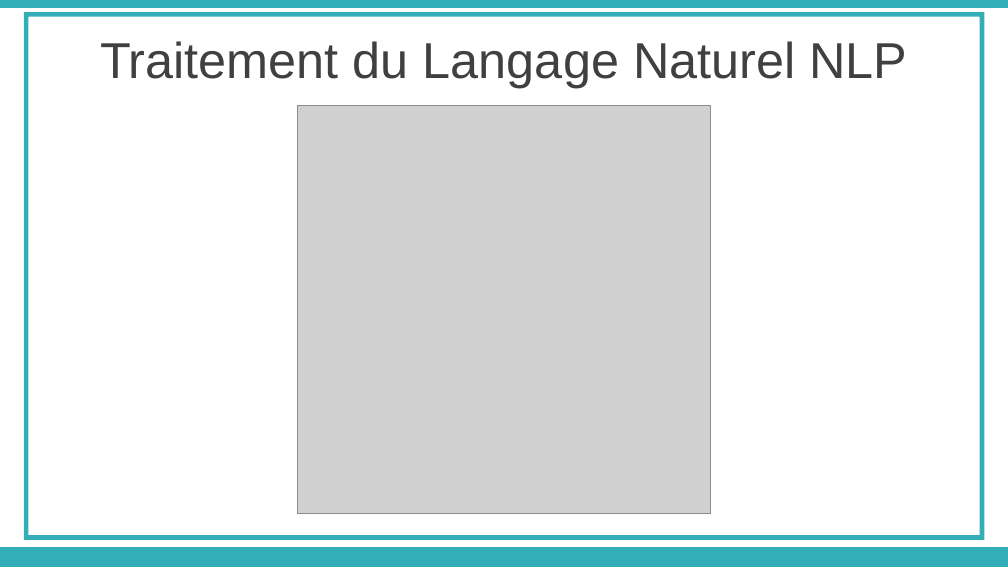
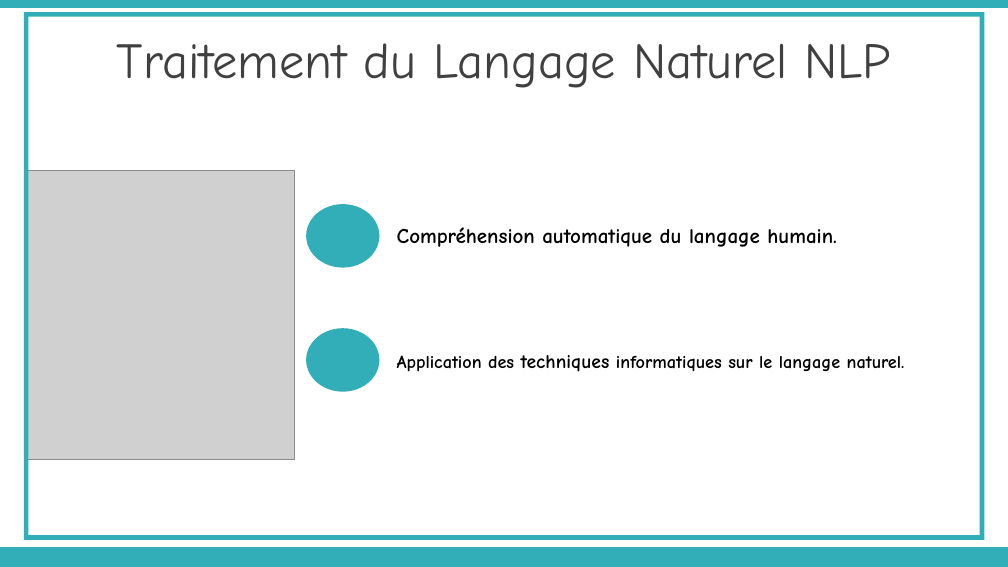
Before and after one commit to rbouadjenek/YouTaQA, a slide deck: slide 11 of Paper/présentation Soutenance Master AGABI & TIDAFI.pptx. Drawn at 1008x567 pixels with LibreOffice and Linux fonts; fonts in the diff are those of the drawing; grey boxes stand for pictures. Boxes give left, top, right and bottom in pixels: in the first picture for what was removed or moved away, otherwise in the second. Text is boxed around its words. In the diff, an @@ line names an element or a change of style, - is before the commit and + after.

```diff
--- a/Paper/présentation Soutenance Master AGABI & TIDAFI.pptx
+++ b/Paper/présentation Soutenance Master AGABI & TIDAFI.pptx
@@ text "Traitement du Langage Naturel NLP" at bbox=[117, 43, 892, 88]: font Arial to Comic Neue @@
@@ picture: place and size @@
-picture at bbox=[297, 106, 710, 514]
+picture at bbox=[26, 171, 294, 460]
@@ ellipse added at bbox=[306, 205, 380, 268], fill #32AEB8 @@
@@ text added at bbox=[397, 227, 837, 247], 15 pt, text #000000, bold @@
+Compréhension automatique du langage humain.
@@ ellipse added at bbox=[306, 329, 380, 392], fill #32AEB8 @@
@@ text added at bbox=[397, 355, 905, 372], 13 pt, text #000000, bold @@
+Application des techniques informatiques sur le langage naturel.
```
Also in this commit, not shown: 29 other slides changed, 1 slide added, 1 slide removed, 1 other file.
